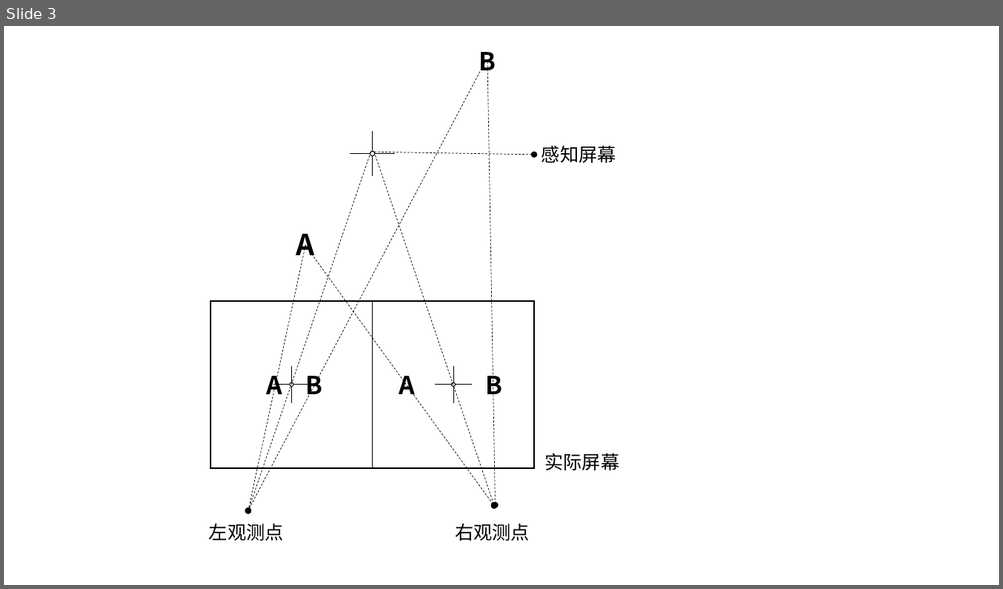
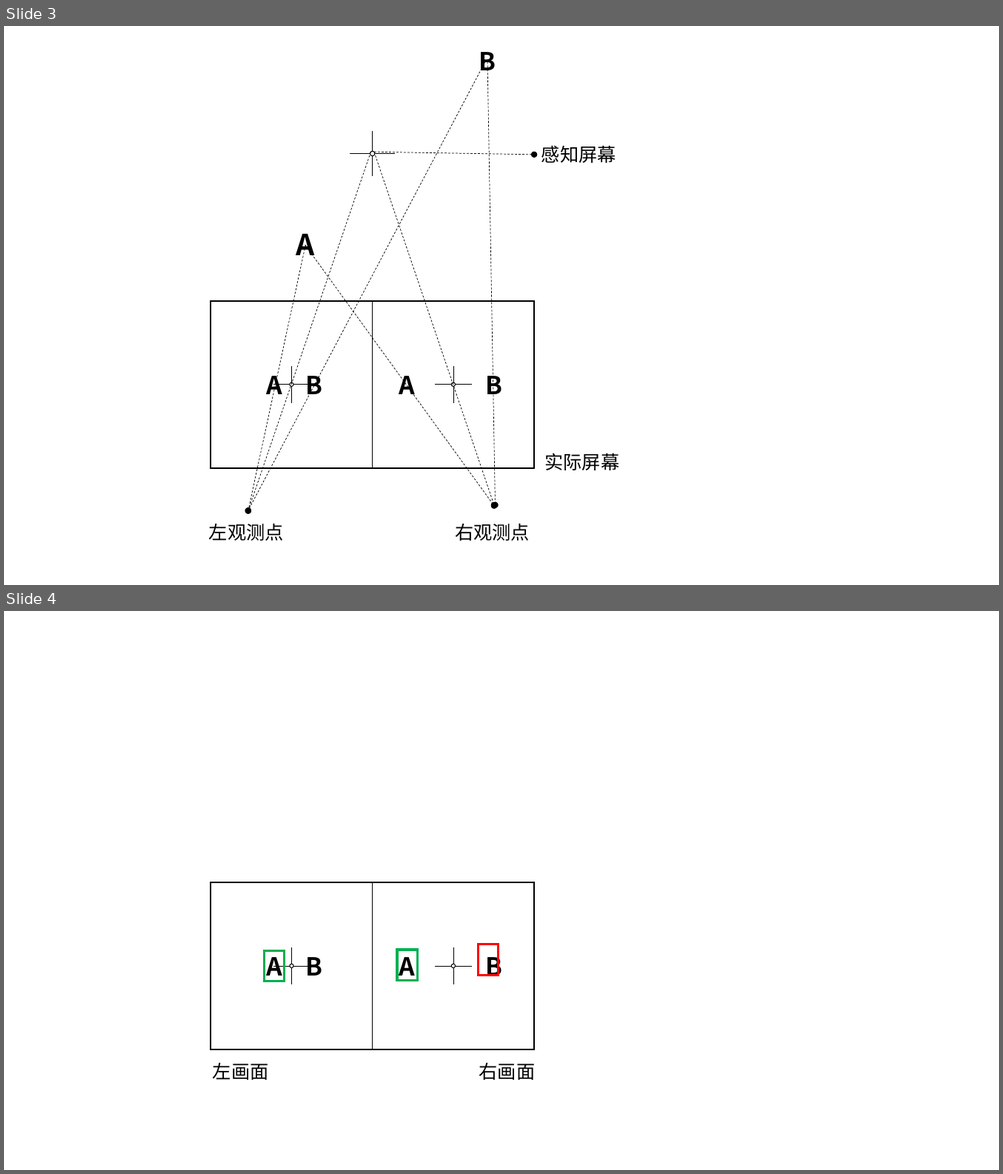
Before and after one commit to jiacai-wang/GradPaper, a slide deck: 文档/各种图.pptx. Shown one above the other, each under a label of ours: slide 3 before the commit, slides 3 and 4 after it. The pictures are 1003x589 and 1003x1174 pixels, drawn with LibreOffice and Linux fonts; fonts in the diff are those of the drawing. Boxes give left, top, right and bottom in pixels: in the first picture for what was removed or moved away, otherwise in the second. Text is boxed around its words. In the diff, an @@ line names an element or a change of style, - is before the commit and + after.

```diff
--- a/文档/各种图.pptx
+++ b/文档/各种图.pptx
@@ slide 4 added at (4, 611, 999, 1170), background #FFFFFF @@
@@ rectangle added at (264, 951, 284, 982), outline #00B050 2.25 pt @@
@@ text added at (266, 951, 282, 982), 24 pt, text #000000, bold @@
+A
@@ text added at (306, 957, 323, 976), 24 pt, text #000000, bold @@
+B
@@ rectangle added at (397, 950, 418, 980), outline #00B050 2.25 pt @@
@@ text added at (399, 951, 415, 982), 24 pt, text #000000, bold @@
+A
@@ group added at (210, 883, 534, 1050): 5 lines, 2 ellipses, 1 rectangle @@
@@ rectangle added at (478, 945, 498, 975), outline #FF0000 2.25 pt @@
@@ text added at (486, 951, 503, 977), 24 pt, text #000000, bold @@
+B
@@ text added at (213, 1063, 269, 1080), 18 pt, text #000000 @@
+左画面
@@ text added at (479, 1063, 535, 1080), 18 pt, text #000000 @@
+右画面
```
Also in this commit, not shown: 2 other files.
